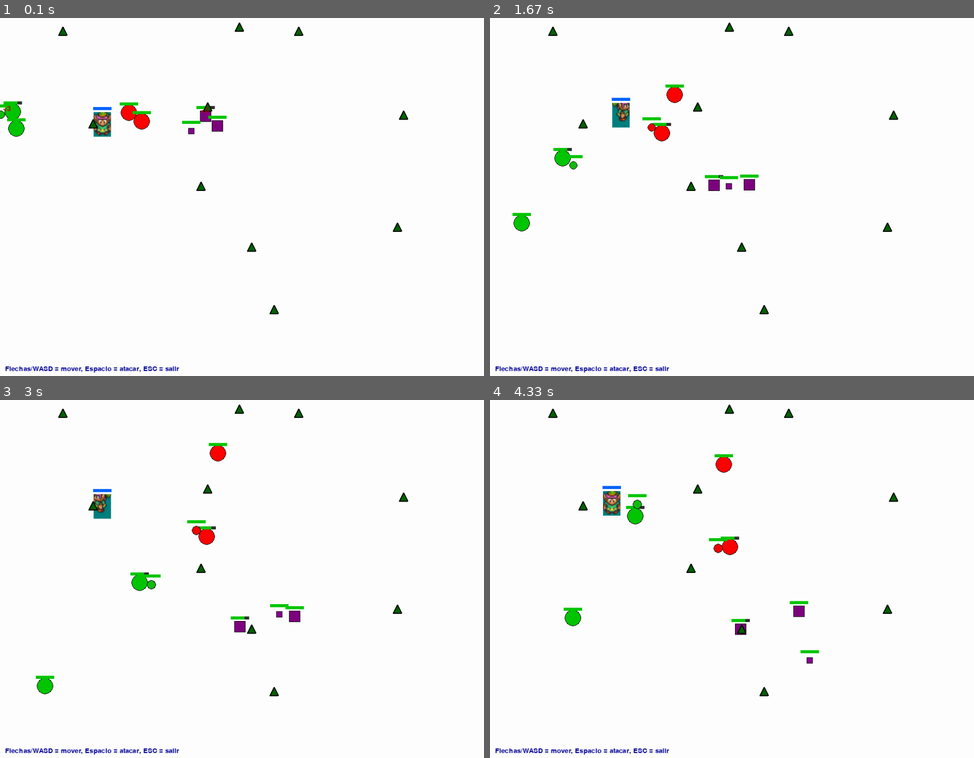
Above: before the commit, frames 1-4 (two rows, left to right).
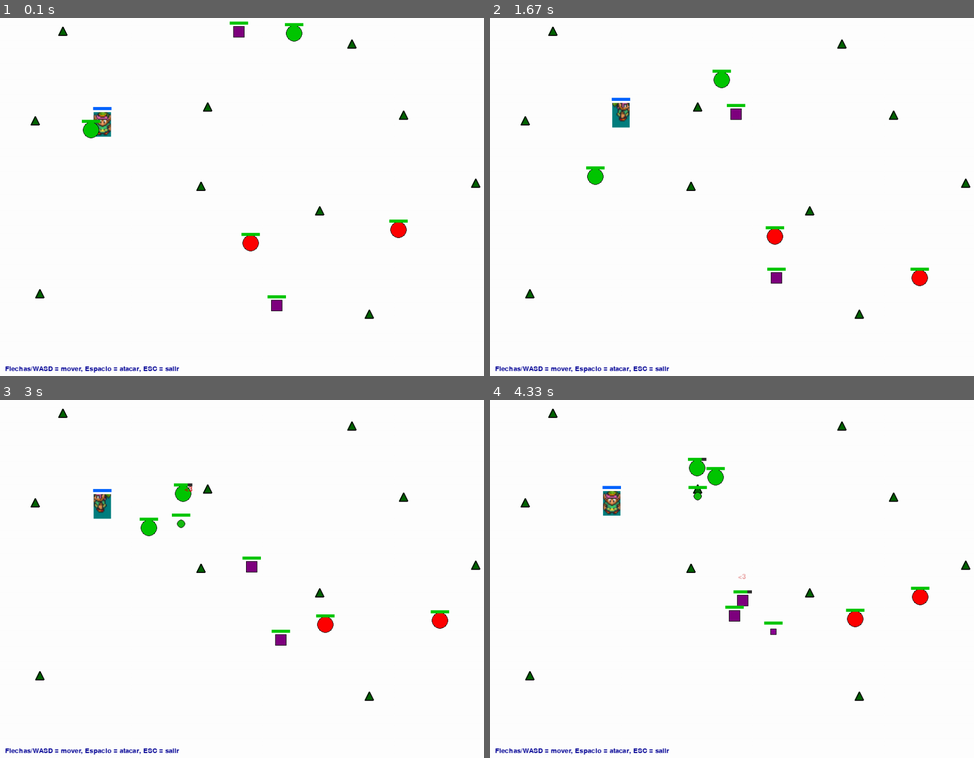
Above: after the commit, the same moments.

Repository: diego-abp/proyecto-animales
Game: pygame game, started from proyecto especies.py
Two runs of this game, one before a commit and one after it. Both use one fixed random seed, a clock stepped at 60 frames per second and the inputs below.
Inputs:
- Up to frame 1 (0.1 s): no input
- Up to frame 2 (1.67 s): hold Right 0.33-0.8 s; hold Up 0.83-1.13 s; hold Right 1.17-1.63 s
- Up to frame 3 (3 s): hold Left 1.67-2.2 s; hold Down 2.23-2.53 s; hold Left 2.57-2.97 s
- Up to frame 4 (4.33 s): hold Up 3-3.37 s; hold Right 3.4-4.03 s; hold Down from 4.07 s (still down)

The runs differ from the first frame. In frame 1, 2.0% of the frame differs, in the area x 0-100%, y 0-85%; in frame 2, 2.3%; in frame 3, 2.4%; in frame 4, 2.4%, in the area x 6-100%, y 1-85%.

Commit message:
pequeñas modificaciones a los movimientos

Diff:
--- a/proyecto especies.py
+++ b/proyecto especies.py
@@ -24,7 +24,7 @@
         self.escape_state = None
         # Atributos para movimiento aleatorio
         self.last_random_move_time = time.time()
-        self.random_move_delay = random.uniform(1, 3) # Cambiar de dirección cada 1-3 segundos
+        self.random_move_delay = random.uniform(0.5, 2.5) # Desincronizar el primer movimiento
         self.random_move_target = None
         # Atributo para cooldown de reproducción
         self.ultimo_intento_reproduccion = 0
@@ -37,6 +37,13 @@
         self.growth_duration = 30 # Segundos para crecer a adulto
         # Atributo para el modo de apareamiento
         self.mating_mode = False
+        # --- ATRIBUTOS DE "PERSONALIDAD" PARA MOVIMIENTO ÚNICO ---
+        # Cada individuo tendrá valores ligeramente diferentes para que no se muevan igual.
+        self.wander_speed_multiplier = random.uniform(0.8, 1.2) # Algunos pasean más rápido/lento
+        self.wander_change_frequency_multiplier = random.uniform(0.7, 1.5) # Algunos cambian de dirección más/menos a menudo
+        self.wander_pause_chance = random.uniform(0.001, 0.005) # Probabilidad de detenerse un momento
+        self.is_paused = False
+        self.pause_end_time = 0
 
     def take_damage(self, attacker, damage):
         """Aplica daño a la especie y activa un contraataque/huida."""
@@ -112,21 +119,33 @@
                     self.mover_hacia(self.posicion_x + dx, self.posicion_y + dy, velocidad=velocidad_escape)
                 return # Durante la huida, no hacer nada más
 
+        # --- Lógica de Pausa (Personalidad) ---
+        if self.is_paused:
+            if ahora > self.pause_end_time:
+                self.is_paused = False
+            else:
+                return # No moverse mientras está en pausa
+        elif random.random() < self.wander_pause_chance:
+            self.is_paused = True
+            self.pause_end_time = ahora + random.uniform(0.5, 1.5)
+
         # --- Lógica de Deambulación (si no está huyendo) ---
         ahora = time.time()
-        # Si no tiene objetivo o ha pasado suficiente tiempo, elige uno nuevo
-        if self.random_move_target is None or ahora - self.last_random_move_time > self.random_move_delay:
+        # Si llega cerca del objetivo o ha pasado suficiente tiempo, elige uno nuevo.
+        # Esto crea un movimiento más continuo y menos propenso a detenerse.
+        dist_to_target = math.hypot(self.posicion_x - (self.random_move_target[0] if self.random_move_target else self.posicion_x),
+                                 self.posicion_y - (self.random_move_target[1] if self.random_move_target else self.posicion_y))
+
+        if self.random_move_target is None or dist_to_target < 50 or ahora - self.last_random_move_time > self.random_move_delay:
             self.last_random_move_time = ahora
-            self.random_move_delay = random.uniform(2, 5) # Nuevo intervalo
+            # El delay se ve afectado por la "personalidad" del animal
+            self.random_move_delay = random.uniform(2, 5) * self.wander_change_frequency_multiplier
             # Elige un punto aleatorio en la pantalla
             self.random_move_target = (random.randint(0, screen_width), random.randint(0, screen_height))
 
         # Moverse hacia el objetivo aleatorio
         if self.random_move_target:
-            self.mover_hacia(self.random_move_target[0], self.random_move_target[1])
-            # Si llega cerca del objetivo, lo olvida para poder elegir uno nuevo
-            if math.hypot(self.posicion_x - self.random_move_target[0], self.posicion_y - self.random_move_target[1]) < 10:
-                self.random_move_target = None
+            self.mover_hacia(self.random_move_target[0], self.random_move_target[1], velocidad=self.salto * self.wander_speed_multiplier)
 
 class Carnivoro(Especies):
     def __init__(self, x, y, vida, reproducirse=True, salto=2, color=None, is_baby=False):
@@ -397,10 +416,10 @@
                     self.posicion_x += (dx / dist) * velocidad_caza
                     self.posicion_y += (dy / dist) * velocidad_caza
             else: # Si no encuentra presa en modo caza, deambula
-                super().mover(screen_width, screen_height)
+                super().mover(screen_width, screen_height, posibles_presas)
         else:
             # Comportamiento de recolección (similar al herbívoro)
-            super().mover(screen_width, screen_height)
+            super().mover(screen_width, screen_height, posibles_presas)
 
     def puede_reproducirse(self):
         """Los omnívoros pueden reproducirse si tienen suficiente vida."""
@@ -561,36 +580,41 @@
         self.clock = pygame.time.Clock()
         self.fps = fps
 
-        # Lista de especies vivas
-        self.especies_vivas = {
-            'carnivoro_1': Carnivoro(250, 200, 100, is_baby=False),
-            'carnivoro_2': Carnivoro(270, 220, 100, is_baby=False),
-            'herbivoro_1': Herbivoro(10, 200, 100, is_baby=False),
-            'herbivoro_2': Herbivoro(30, 220, 100, is_baby=False),
-            'omnivoro_1': Omnivoro(400, 200, 100, is_baby=False),
-            'omnivoro_2': Omnivoro(420, 220, 100, is_baby=False)
-        }
+        # --- Generación Procedural de Entidades ---
+        self.especies_vivas = {}
+        entidades_a_crear = [
+            (Carnivoro, "carnivoro", 2),
+            (Herbivoro, "herbivoro", 2),
+            (Omnivoro, "omnivoro", 2),
+            (Planta, "planta", 10)
+        ]
+
+        min_dist_entidades = 100 # Distancia mínima entre cualquier par de entidades
+
+        for clase_entidad, nombre_base, cantidad in entidades_a_crear:
+            for i in range(cantidad):
+                intentos = 0
+                while intentos < 100: # Evitar bucles infinitos
+                    x = random.randint(20, self.ancho - 20)
+                    y = random.randint(20, self.alto - 20)
+
+                    # Comprobar distancia con todas las entidades ya creadas
+                    demasiado_cerca = False
+                    for entidad_existente in self.especies_vivas.values():
+                        if math.hypot(x - entidad_existente.posicion_x, y - entidad_existente.posicion_y) < min_dist_entidades:
+                            demasiado_cerca = True
+                            break
+
+                    if not demasiado_cerca:
+                        nombre_unico = f"{nombre_base}_{i+1}"
+                        if issubclass(clase_entidad, Planta):
+                            self.especies_vivas[nombre_unico] = clase_entidad(x, y)
+                        else: # Para animales
+                            self.especies_vivas[nombre_unico] = clase_entidad(x, y, 100, is_baby=False)
+                        break
+                    intentos += 1
+
         # Añadir plantas en posiciones aleatorias, asegurando que no estén demasiado juntas
-        num_plantas = 10
-        min_dist_plantas = 100 # Distancia mínima entre plantas
-        plantas_existentes = []
-        for i in range(num_plantas):
-            intentos = 0
-            while intentos < 100: # Evitar bucles infinitos
-                x = random.randint(20, self.ancho - 20)
-                y = random.randint(20, self.alto - 20)
-
-                # Comprobar distancia con otras plantas
-                demasiado_cerca = False
-                for px, py in plantas_existentes:
-                    if math.hypot(x - px, y - py) < min_dist_plantas:
-                        demasiado_cerca = True
-                        break
-                if not demasiado_cerca:
-                    plantas_existentes.append((x, y))
-                    self.especies_vivas[f'planta_{i}'] = Planta(x, y)
-                    break
-                intentos += 1
 
         self.personaje = Personaje(200, 200, 100)
         # Popups de daño: lista de dict {text,x,y,start_ms}
@@ -760,6 +784,32 @@
                             especie.ultimo_intento_reproduccion = tiempo_actual
                             otra_especie.ultimo_intento_reproduccion = tiempo_actual
 
+                            # --- SEPARACIÓN POST-REPRODUCCIÓN ---
+                            # Empujar a los padres en direcciones opuestas para que no se queden atascados.
+                            # Y también a la cría para que no aparezca encima de ellos.
+                            push_force_parents = 30
+                            push_force_baby = 40
+                            dx = especie.posicion_x - otra_especie.posicion_x
+                            dy = especie.posicion_y - otra_especie.posicion_y
+
+                            # Normalizar el vector de empuje
+                            if dist > 0:
+                                # Empujar a los padres
+                                push_x = (dx / dist) * push_force_parents
+                                push_y = (dy / dist) * push_force_parents
+                                especie.posicion_x += push_x
+                                especie.posicion_y += push_y
+                                otra_especie.posicion_x -= push_x
+                                otra_especie.posicion_y -= push_y
+
+                                # Empujar a la cría lejos del punto medio de los padres
+                                # Usamos un vector perpendicular para que no salga en la misma línea
+                                nueva_especie.posicion_x -= push_y * (push_force_baby / push_force_parents)
+                                nueva_especie.posicion_y += push_x * (push_force_baby / push_force_parents)
+
+                            # Salir del modo de apareamiento
+                            especie.mating_mode = False
+                            otra_especie.mating_mode = False
                             # Generar un nuevo nombre único para la especie
                             base_name = especie.__class__.__name__.lower()
                             new_name = f"{base_name}_{len(self.especies_vivas) + len(nuevas_especies)}"
